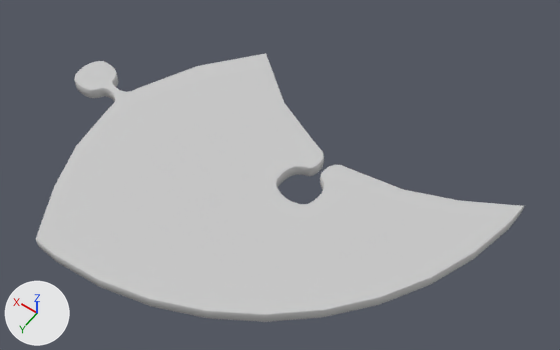
Two versions of the FBX model Assets/Alexis_/Props/Puzzle_pieces/Puzzle_pieces_1.FBX, one commit apart.
Before and after are seen from a camera (50 mm lens) standing at (-53.0, 70.6, 84.0) and looking at (-16.3, 19.2, 3.1). Lighting does not change. The marker at lower left points along +X, +Y and +Z. Where no turn or scale is listed for an object, it has been applied to the vertices.
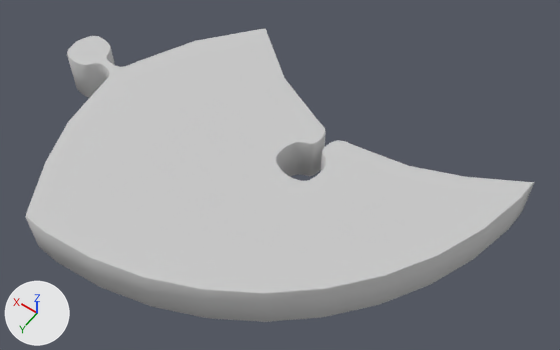
The newer file is also turned or shifted as a whole; pictures and numbers use the older file's frame.

Where the change shows, as pixel boxes [x1, y1, x2, y2] in the pictures (560 x 350 px):
'Object003', reshaped (9% taller)
    before: [36, 53, 524, 322]
    after: [25, 28, 534, 322]

Edits to the bpy script that builds the scene:
```text
Change me_mesh:
    where me_mesh.from_pydata(...)  # 396 vertices, 303 faces; spans x -44.5..20.7, y 0.0..44.8, z -0.3..1.5
    used by ob_object003; location = (0.0, 0.0, 0.0)
    me_mesh part 1: all 198 vertices in x -44.5..20.7, y 0.0..44.8, z 1.4..1.5 are moved by (0.0, 0.0, 5.1)
```
